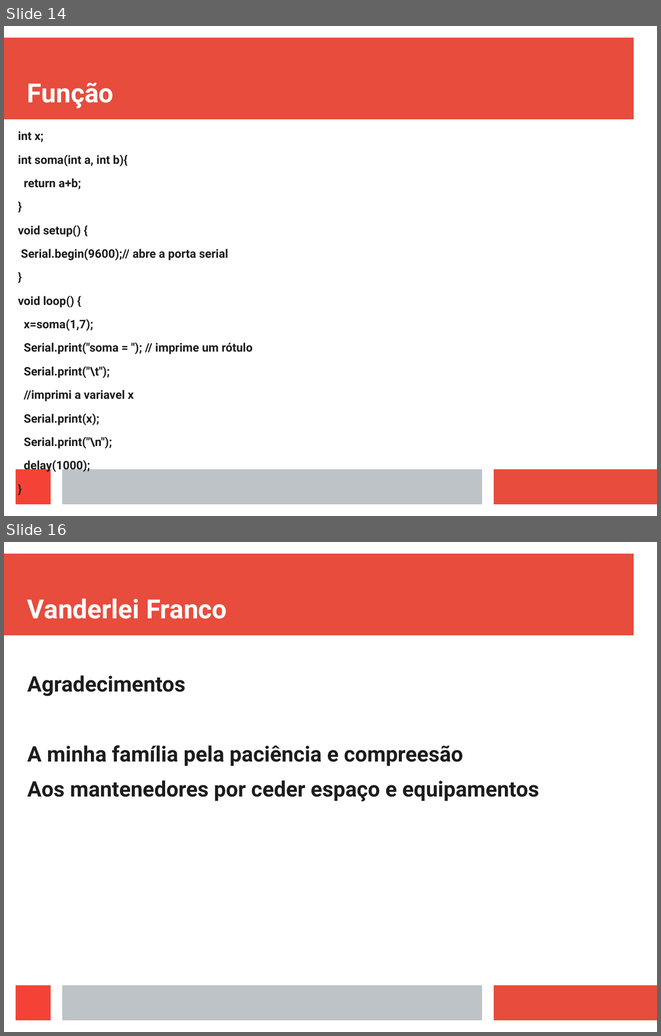
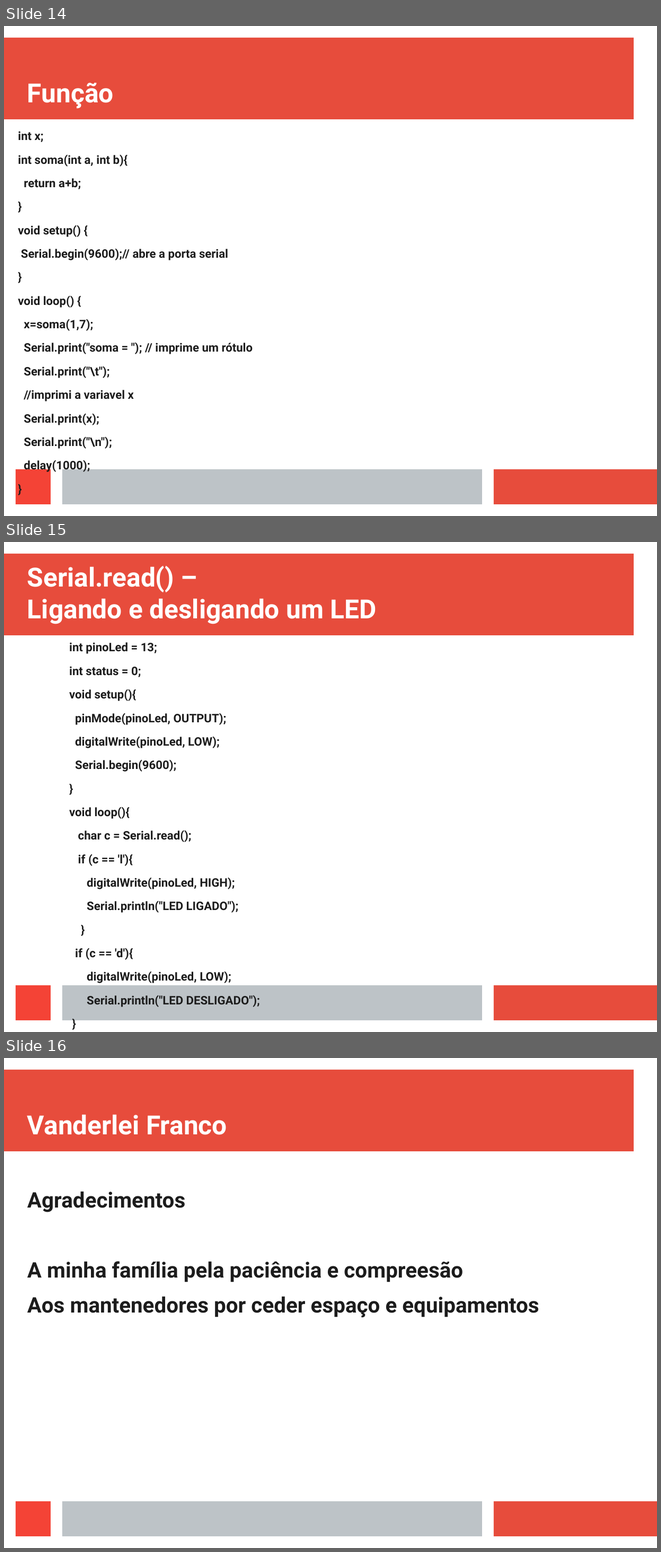
Before and after one commit to vanderfranco/arduino_curso, a slide deck: apr3.odp. Shown one above the other, each under a label of ours: slides 14 and 16 before the commit, slides 14, 15 and 16 after it; the slides between them are not shown. The pictures are 661x1036 and 661x1552 pixels, drawn with LibreOffice and Linux fonts; fonts in the diff are those of the drawing. Boxes give left, top, right and bottom in pixels: in the first picture for what was removed or moved away, otherwise in the second. Text is boxed around its words. In the diff, an @@ line names an element or a change of style, - is before the commit and + after.

```diff
--- a/apr3.odp
+++ b/apr3.odp
@@ slide 15 added at box(4, 542, 657, 1032), background #FFFFFF; not listed: 4 template elements that a slide beside it also shows @@
@@ title added at box(27, 566, 377, 624), 32 pt, text #FFFFFF, bold @@
+Serial.read() –
+Ligando e desligando um LED
@@ text added at box(69, 642, 260, 1007), 14.3 pt, text #1C1C1C, bold @@
+int pinoLed = 13;
+int status = 0;
+void setup(){
+pinMode(pinoLed, OUTPUT);
+digitalWrite(pinoLed, LOW);
+Serial.begin(9600);
+}
+void loop(){
+char c = Serial.read();
+if (c == 'l'){
+digitalWrite(pinoLed, HIGH);
+Serial.println("LED LIGADO");
+}
+if (c == 'd'){
+digitalWrite(pinoLed, LOW);
+Serial.println("LED DESLIGADO");
+}
+}
```
Also in this commit, not shown: 1 slide removed, 5 other files.
